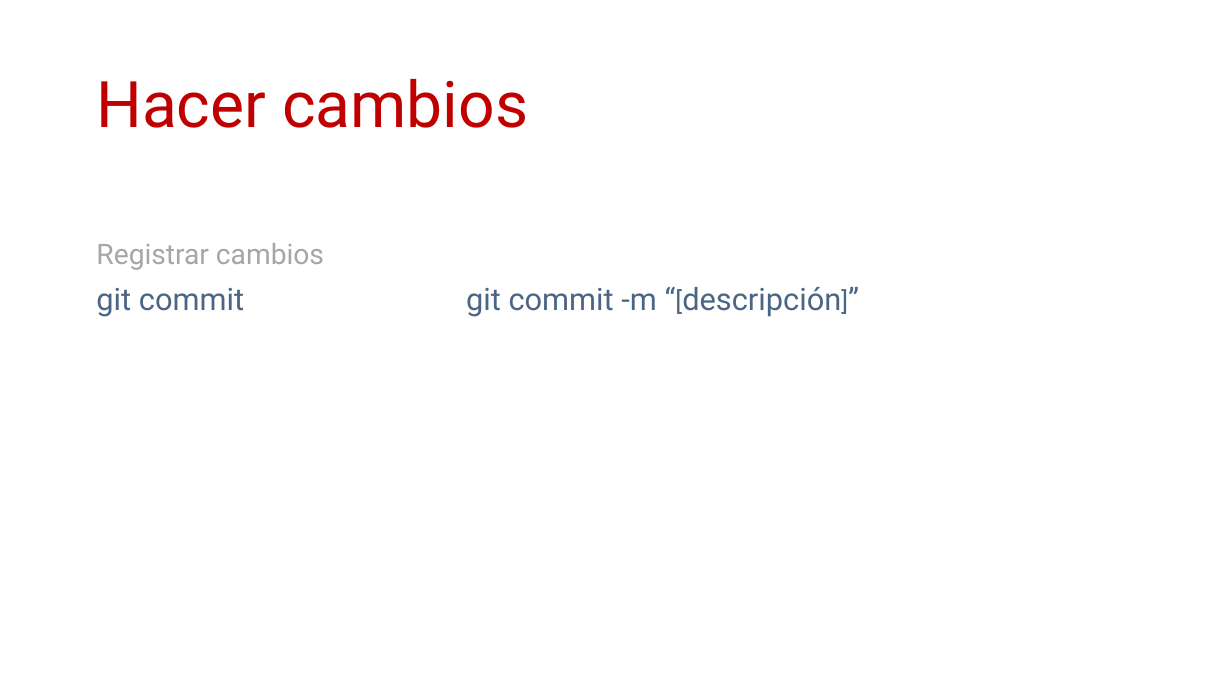
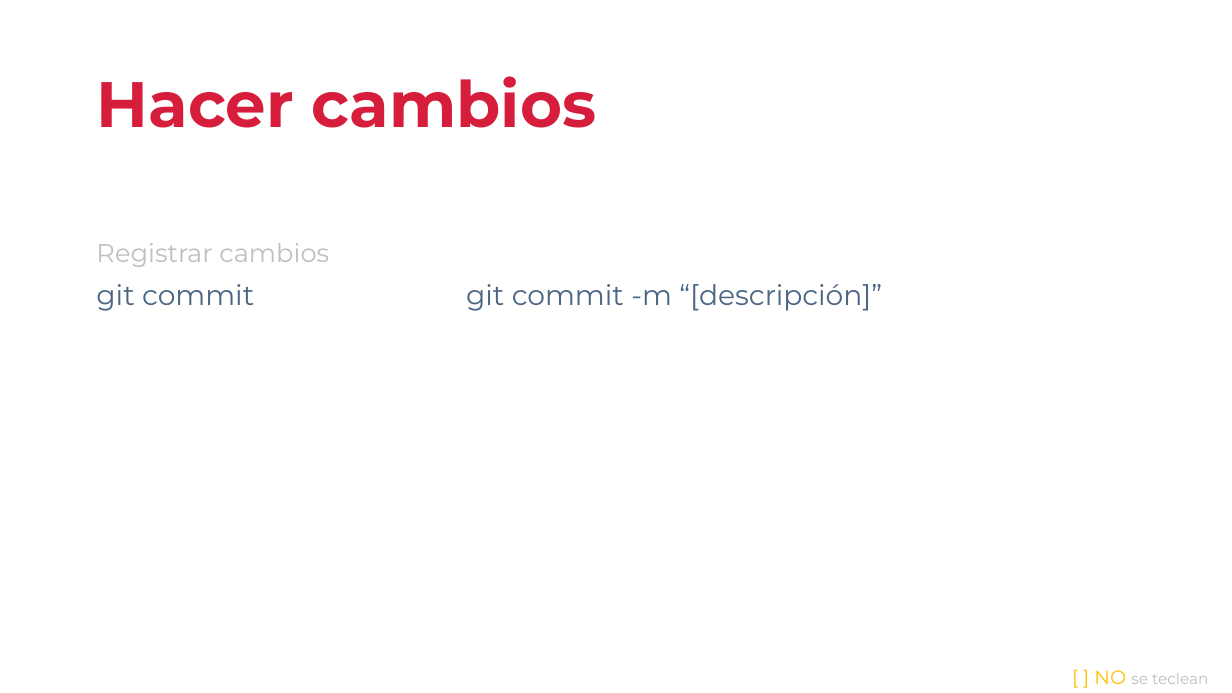
Before and after one commit to cimadev/PlaticasTalleres, a slide deck: slide 9 of 2018/Git-github-fundamentals/gitgithubfundamentals.pptx. Drawn at 1232x693 pixels with LibreOffice and Linux fonts; fonts in the diff are those of the drawing. Boxes give left, top, right and bottom in pixels: in the first picture for what was removed or moved away, otherwise in the second. Text is boxed around its words. In the diff, an @@ line names an element or a change of style, - is before the commit and + after.

```diff
--- a/2018/Git-github-fundamentals/gitgithubfundamentals.pptx
+++ b/2018/Git-github-fundamentals/gitgithubfundamentals.pptx
@@ text "Hacer cambios" at box(96, 76, 597, 128): font Roboto to Montserrat, text colour #C00000 to #D61E3C, bold on @@
@@ text "Registrar cambios" at box(96, 243, 882, 311): size 22 to 20 pt, text colour #A6A6A6 to #BFBFBF in "Registrar cambios"; font Roboto to Montserrat; size 24 to 22 pt in "git commit git commit -m “[descripción]”"; size 20 to 22 pt in "“[descripción]”" @@
@@ text added at box(1094, 670, 1208, 684), 12 pt, text #BFBFBF @@
+[ ] NO se teclean
```
Also in this commit, not shown: 18 other slides changed, 1 slide added, 6 other files.
